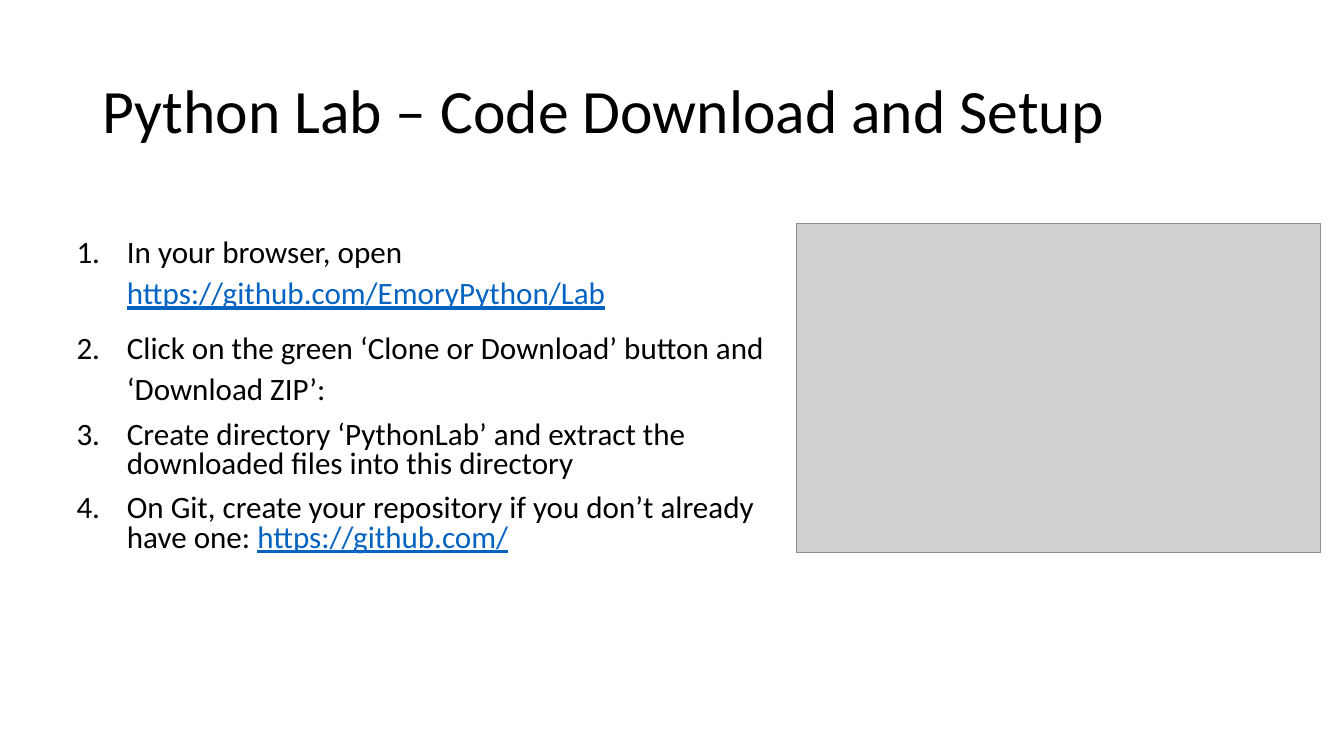
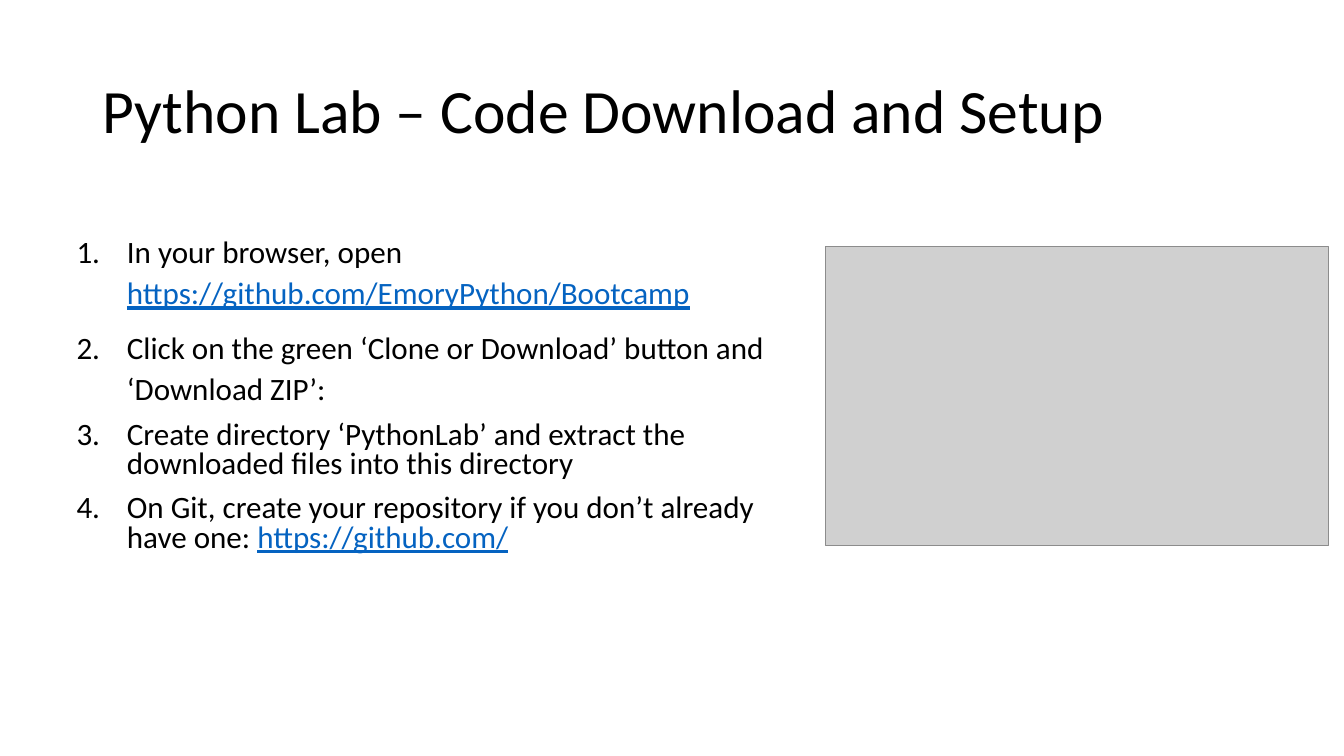
Before and after one commit to EmoryPython/Lab, a slide deck: slide 1 of Lab/DataProcessing/Python Data Processing Lab.pptx. Drawn at 1344x756 pixels with LibreOffice and Linux fonts; fonts in the diff are those of the drawing; grey boxes stand for pictures. Boxes give left, top, right and bottom in pixels: in the first picture for what was removed or moved away, otherwise in the second. Text is boxed around its words. In the diff, an @@ line names an element or a change of style, - is before the commit and + after.

Commit message:
Updated the link to Bootcamp git URL

```diff
--- a/Lab/DataProcessing/Python Data Processing Lab.pptx
+++ b/Lab/DataProcessing/Python Data Processing Lab.pptx
@@ text at <box>127,241,689,310</box>: text changed @@
-1. In your browser, open https://github.com/EmoryPython/Lab
+1. In your browser, open https://github.com/EmoryPython/Bootcamp
@@ picture: place and size @@
-picture at <box>797,224,1321,553</box>
+picture at <box>826,247,1329,545</box>
```
